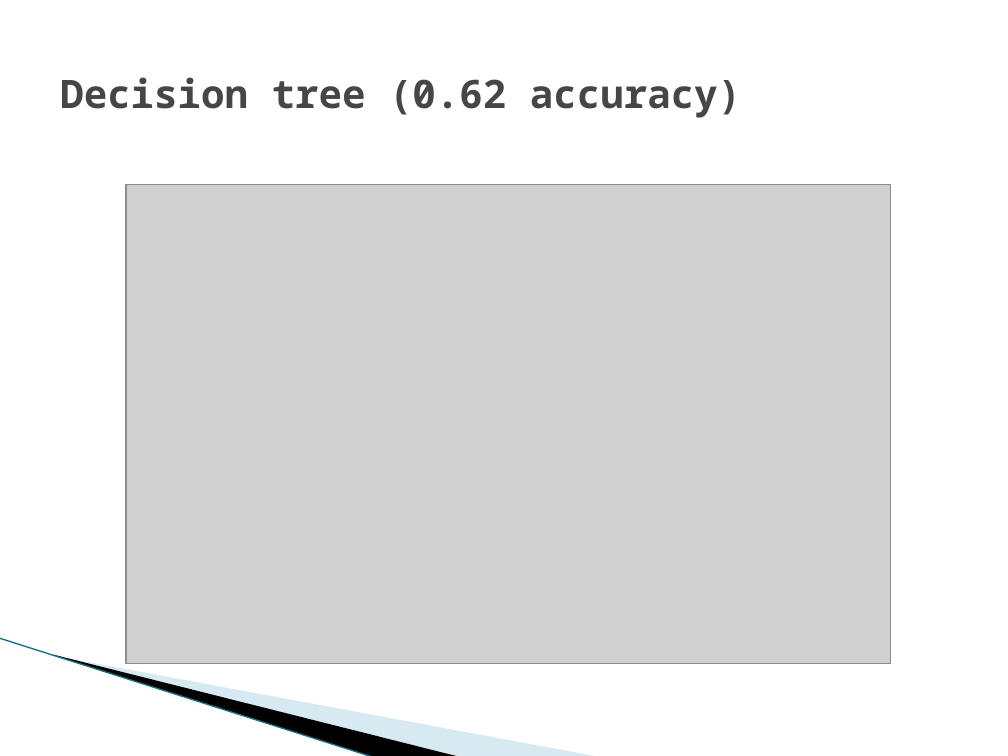
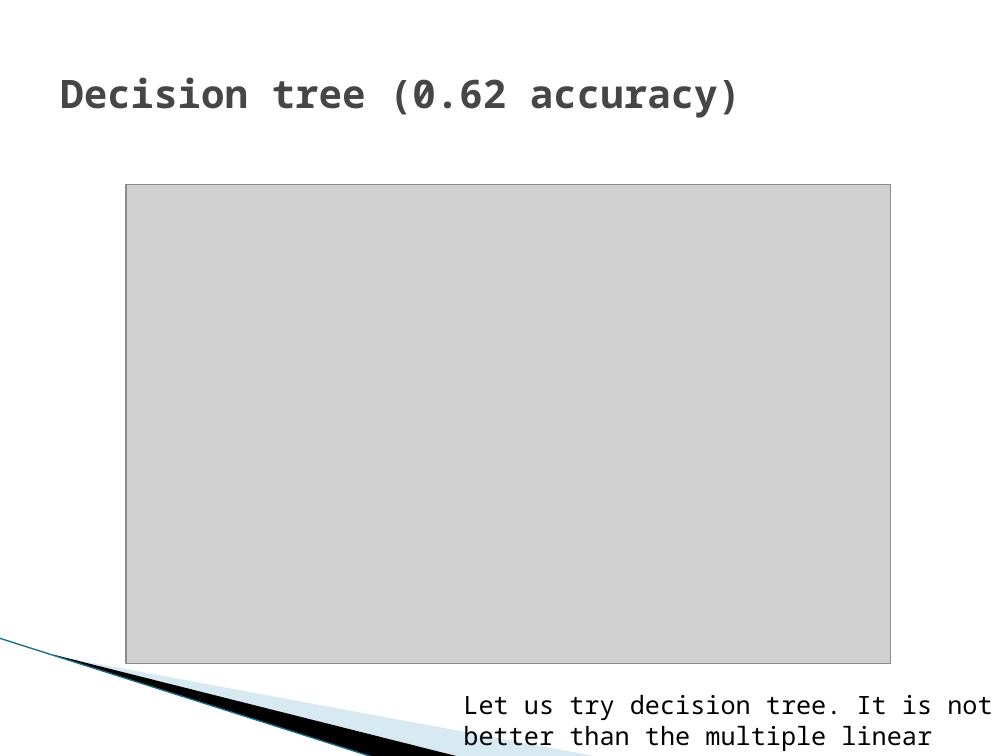
Before and after one commit to Cricetulus/capstone-project, a slide deck: slide 10 of IBM capstone project.pptx. Drawn at 1008x756 pixels with LibreOffice and Linux fonts; fonts in the diff are those of the drawing; grey boxes stand for pictures; background and template pictures are left out. Boxes give left, top, right and bottom in pixels: in the first picture for what was removed or moved away, otherwise in the second. Text is boxed around its words. In the diff, an @@ line names an element or a change of style, - is before the commit and + after.

```diff
--- a/IBM capstone project.pptx
+++ b/IBM capstone project.pptx
@@ text added at [463, 695, 992, 751], 18 pt, text #000000 @@
+Let us try decision tree. It is not better than the multiple linear regression
```
Also in this commit, not shown: 3 other slides changed.
